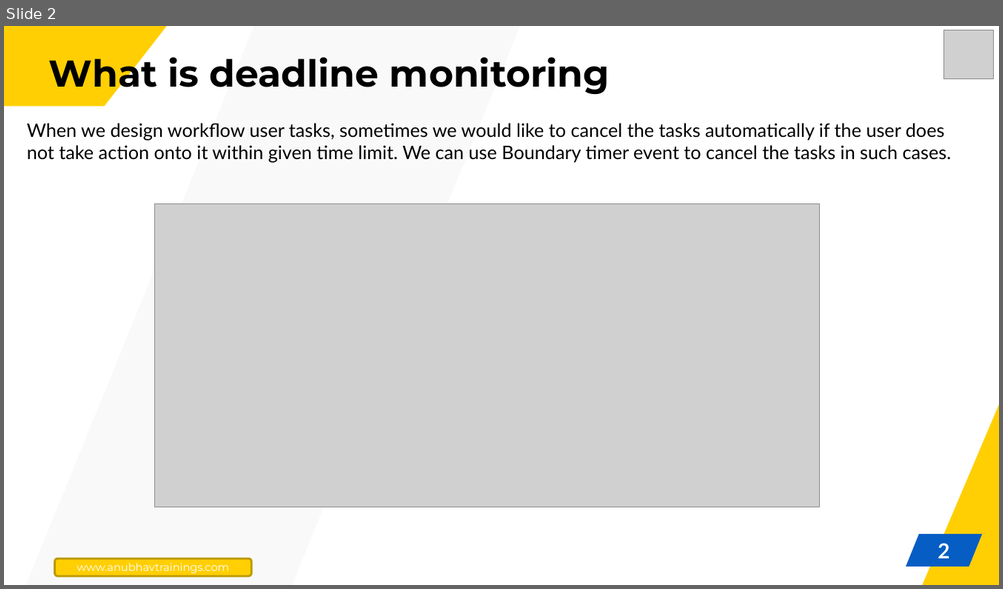
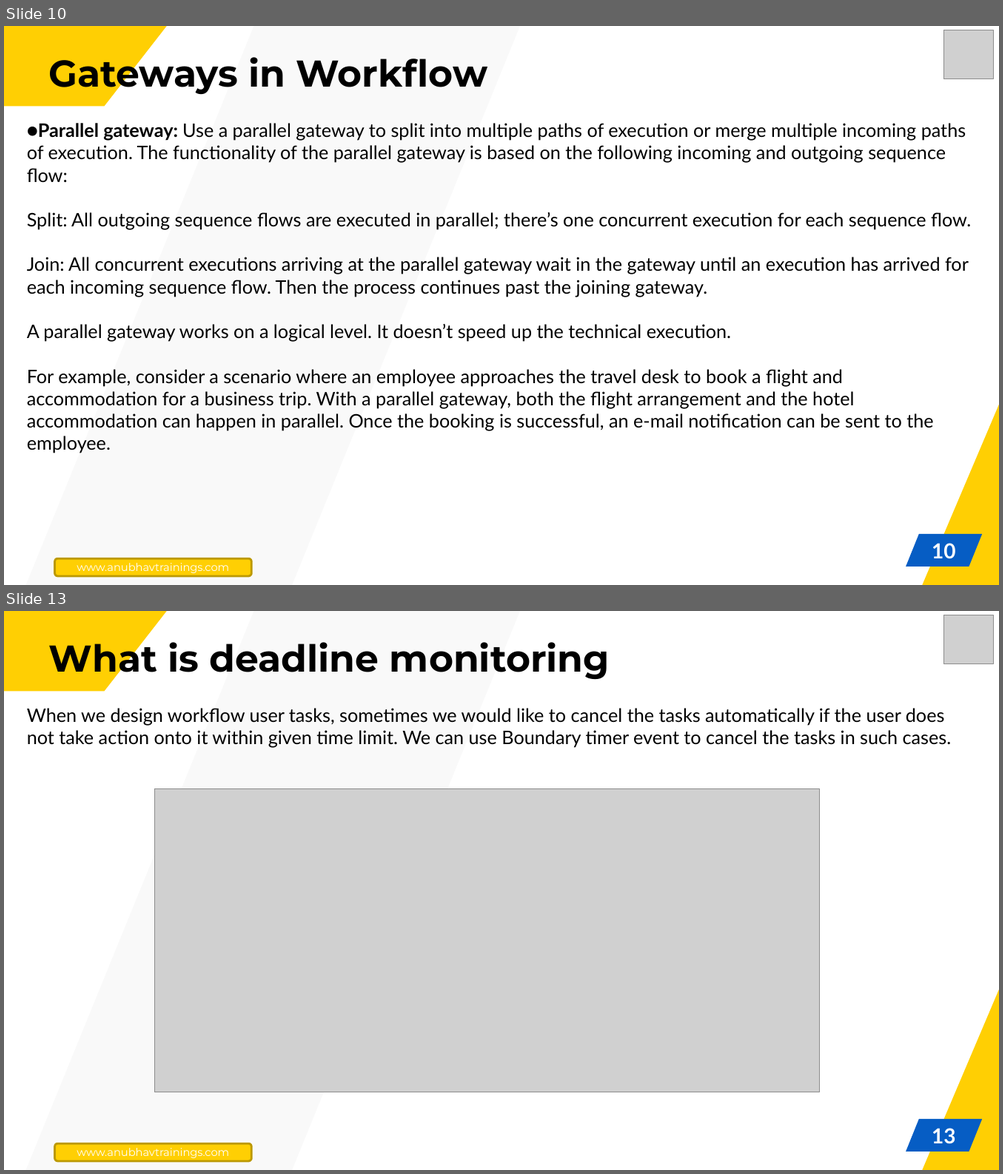
Before and after one commit to soyuztechnologies/BTP_CLD500, a slide deck: Day 3/Day 3.pptx. Shown one above the other, each under a label of ours: slide 2 before the commit, slides 10 and 13 after it; the slides between them are not shown. The pictures are 1003x589 and 1003x1174 pixels, drawn with LibreOffice and Linux fonts; fonts in the diff are those of the drawing; grey boxes stand for pictures. Boxes give left, top, right and bottom in pixels: in the first picture for what was removed or moved away, otherwise in the second. Text is boxed around its words. In the diff, an @@ line names an element or a change of style, - is before the commit and + after.

Commit message:
changes

```diff
--- a/Day 3/Day 3.pptx
+++ b/Day 3/Day 3.pptx
@@ slide 10 added at box(4, 26, 999, 585), background #FFFFFF; not listed: 3 template elements that a slide beside it also shows @@
@@ freeform shape added at box(4, 26, 167, 106), fill #FFCF03 @@
@@ picture added at box(943, 30, 993, 80) @@
@@ title added at box(49, 51, 487, 96), 36 pt, text #000000, bold @@
+Gateways in Workflow
@@ text added at box(27, 123, 970, 454), 18 pt, text #000000 @@
+●Parallel gateway: Use a parallel gateway to split into multiple paths of execution or merge multiple incoming paths of execution. The functionality of the parallel gateway is based on the following incoming and outgoing sequence flow:
+Split: All outgoing sequence flows are executed in parallel; there’s one concurrent execution for each sequence flow.
+Join: All concurrent executions arriving at the parallel gateway wait in the gateway until an execution has arrived for each incoming sequence flow. Then the process continues past the joining gateway.
+A parallel gateway works on a logical level. It doesn’t speed up the technical execution.
+For example, consider a scenario where an employee approaches the travel desk to book a flight and accommodation for a business trip. With a parallel gateway, both the flight arrangement and the hotel accommodation can happen in parallel. Once the booking is successful, an e-mail notification can be sent to the employee.
@@ page number added at box(931, 543, 956, 560), 20 pt, text #FFFFFF, bold @@
+10
@@ rounded rectangle added at box(55, 559, 252, 577), fill #FFCF03, outline #BD9902 2 pt, 10.5 pt, text #FFFFFF @@
+www.anubhavtrainings.com
@@ what was slide 2 is now slide 13 @@
@@ page number at box(931, 1128, 956, 1145): text changed @@
-2
+13
```
Also in this commit, not shown: 1 slide changed, 10 other slides added, 4 slides removed.
